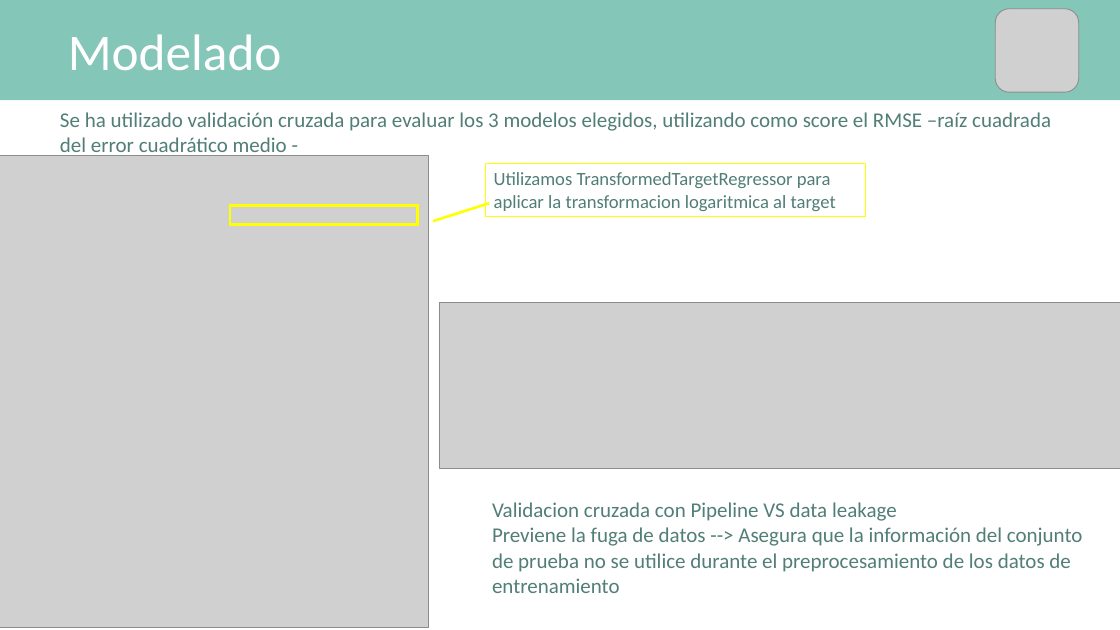
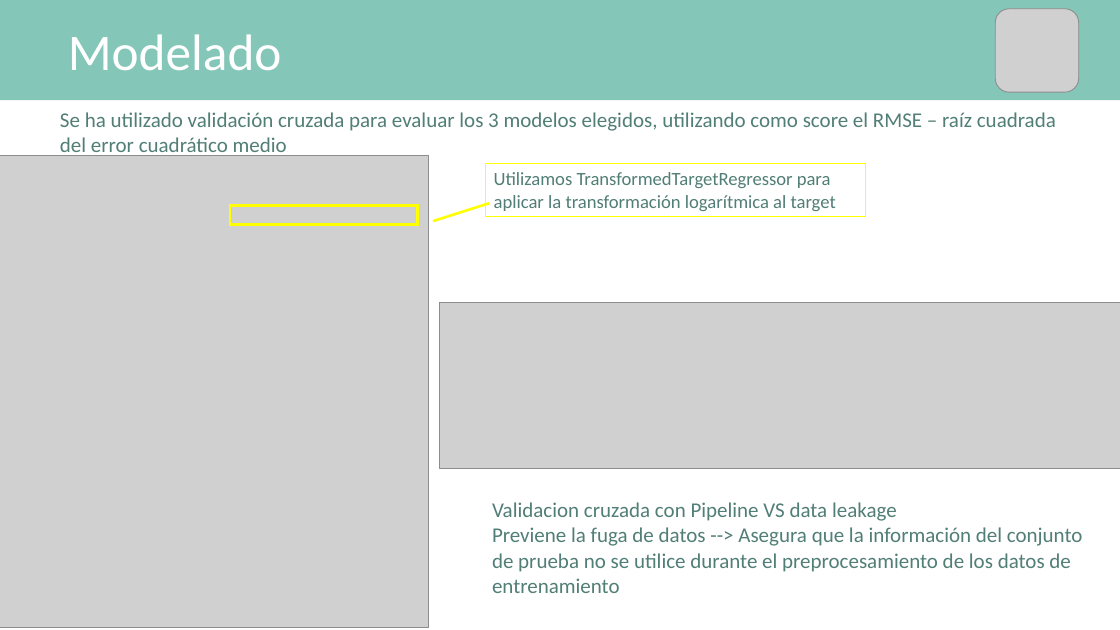
Before and after one commit to mPuchadesdo/Team-Challenge---Team-MPG, a slide deck: slide 10 of Team_MPG.pptx (slide 9 before the commit). Drawn at 1120x630 pixels with LibreOffice and Linux fonts; fonts in the diff are those of the drawing; grey boxes stand for pictures. Boxes give left, top, right and bottom in pixels: in the first picture for what was removed or moved away, otherwise in the second. Text is boxed around its words. In the diff, an @@ line names an element or a change of style, - is before the commit and + after.

```diff
--- a/Team_MPG.pptx
+++ b/Team_MPG.pptx
@@ text at (60, 112, 1056, 159): text changed @@
-Se ha utilizado validación cruzada para evaluar los 3 modelos elegidos, utilizando como score el RMSE –raíz cuadrada del error cuadrático medio -
+Se ha utilizado validación cruzada para evaluar los 3 modelos elegidos, utilizando como score el RMSE – raíz cuadrada del error cuadrático medio
@@ text in rectangle at (494, 172, 836, 211): text changed @@
-Utilizamos TransformedTargetRegressor para aplicar la transformacion logaritmica al target
+Utilizamos TransformedTargetRegressor para aplicar la transformación logarítmica al target
```
Also in this commit, not shown: 5 other slides changed, 2 slides added.
